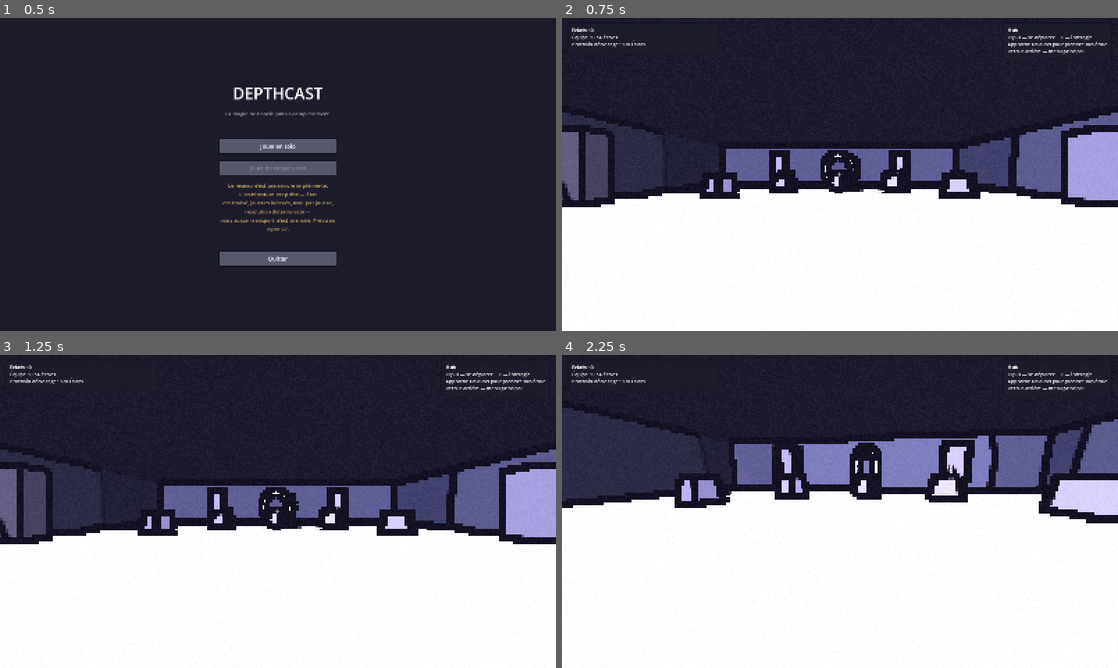
Above: before the commit, frames 1-4 (two rows, left to right).
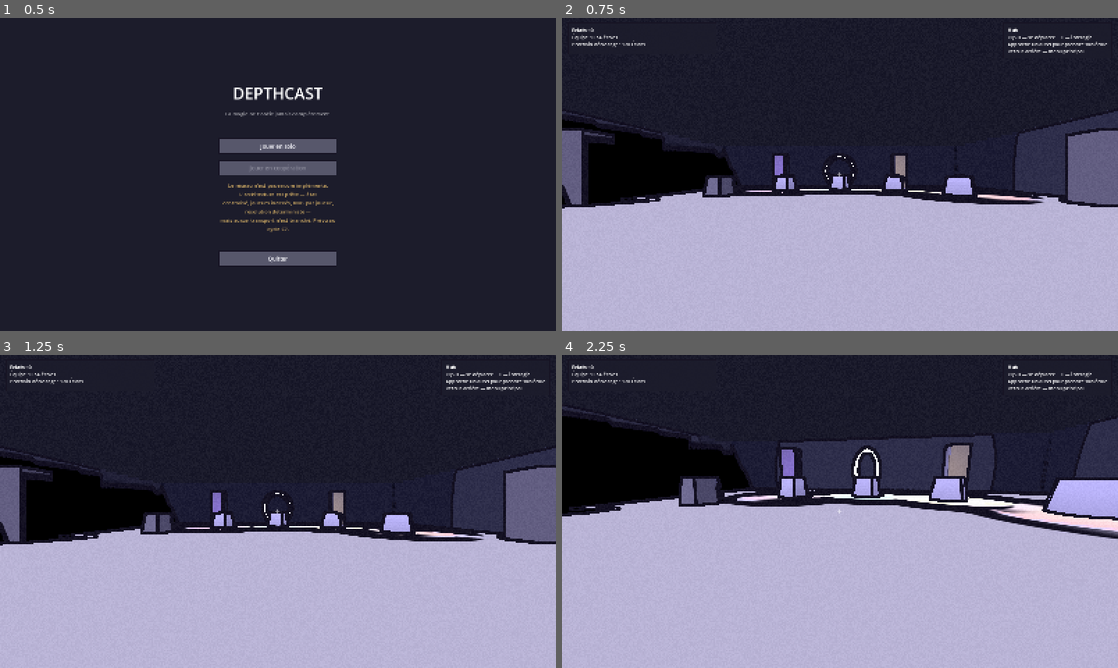
Above: after the commit, the same moments.

Repository: Treri-afk/depthcast
Game: Godot game, scene res://scenes/menu.tscn
Same seed, same stepped clock (60 frames per second), same inputs: the game is played once before the commit and once after it.
Inputs (mouse positions are in pixels of both pictures, inside the frame that each line leads up to):
- Up to frame 1 (0.5 s): no input
- Up to frame 2 (0.75 s): click "Jouer en solo" at 0.5 s
- Up to frame 3 (1.25 s): no input
- Up to frame 4 (2.25 s): tap Enter at 1.25 s; move the mouse to (867, 511) at 1.27 s; hold W (deplacer_avant) from 1.28 s (still down); tap S (deplacer_arriere) at 1.35 s; click (867, 511) at 1.42 s; tap Space (sauter) at 1.52 s; move the mouse to (812, 511) at 2.02 s; tap E (interagir) at 2.1 s

Frame 1 is identical in both runs. In frame 2, 56% of the frame differs, in the area x 0-100%, y 29-100%; in frame 3, 57%; in frame 4, 71%, in the area x 0-100%, y 16-100%.

Commit message:
fix: les escaliers venaient du seuil d'éclairage des lampes
Diagnostic de Paul-Abraham, et il était juste : les marches venaient de
la lumière des autels.

L'atténuation des lampes entrait dans le seuil des deux valeurs. Une
lampe ponctuelle produisait donc une frontière lumière/ombre
PARFAITEMENT NETTE et circulaire sur le sol — que le contour soulignait
consciencieusement, et que la grille pixel transformait en escalier.

L'orientation seule décide désormais de la bascule ; l'atténuation
s'applique après, en fondu. Une lampe éclaire en s'estompant, mais la
surface qu'elle éclaire garde ses deux valeurs. La règle tient, sans
anneau parasite.

Second facteur : le Sobel s'échantillonnait sur la grille de trame. Un
contour oblique mesuré par blocs devient un escalier — on détectait la
trame au lieu de la forme. Il s'échantillonne maintenant en pixels
réels ; seule la couleur finale passe par la grille.

Lampes des autels adoucies au passage : 1.4 au lieu de 2.0, portée 5.5
au lieu de 8.

Ces deux causes expliquent aussi pourquoi mes deux retours en arrière
précédents n'avaient rien réglé — je cherchais dans la détection d'arêtes
alors que le défaut était dans l'éclairage.

85 vérifications, toutes vertes.

Co-Authored-By: Claude Opus 5 <noreply@anthropic.com>

Diff:
--- a/scripts/gameplay/hub/school_altar.gd
+++ b/scripts/gameplay/hub/school_altar.gd
@@ -51,7 +51,7 @@
 	autel._materiau_flamme = autel._flamme.material_override as ShaderMaterial
 	autel.add_child(autel._flamme)
 
-	autel._lampe = fx.lampe(p_ecole.couleur, 2.0, 8.0)
+	autel._lampe = fx.lampe(p_ecole.couleur, 1.4, 5.5)
 	autel._lampe.position = Vector3(0, 2.2, 0)
 	autel.add_child(autel._lampe)
 
@@ -75,7 +75,7 @@
 	var souffle: float = sin(float(Time.get_ticks_msec()) * 0.003) * 0.08
 	_flamme.position.y = lerpf(_flamme.position.y, voulue + souffle, delta * 6.0)
 	_lampe.position.y = _flamme.position.y + 0.3
-	_lampe.light_energy = 3.4 if choisie else 1.6
+	_lampe.light_energy = 2.4 if choisie else 1.1
 
 
 func libelle(cout_deblocage: int) -> String:
--- a/shaders/ligne_claire.gdshader
+++ b/shaders/ligne_claire.gdshader
@@ -61,15 +61,22 @@
 
 
 void light() {
-	float incidence = dot(NORMAL, LIGHT) * ATTENUATION;
-
-	// Une seule bascule. Pas de bandes intermédiaires : à deux valeurs, une
-	// troisième nuance suffirait à casser la lecture d'aplat.
+	// L'ORIENTATION seule décide de la bascule lumière/ombre. L'atténuation
+	// est appliquée APRÈS, en fondu.
+	//
+	// L'inverse — atténuation incluse dans le seuil — donnait une frontière
+	// circulaire parfaitement nette autour de chaque lampe ponctuelle, que la
+	// grille pixel transformait ensuite en escalier et que le contour
+	// soulignait consciencieusement. C'était l'origine des marches sur les sols.
+	//
+	// Une lampe éclaire donc en s'estompant, mais la surface qu'elle éclaire
+	// garde ses deux valeurs : la règle tient, sans anneau parasite.
+	float incidence = dot(NORMAL, LIGHT);
 	float eclaire = smoothstep(seuil - nettete, seuil + nettete, incidence);
 
 	vec3 teinte_ombre = mix(couleur_ombre.rgb, couleur_ombre.rgb * ALBEDO * 2.0,
 		melange_ombre);
 	vec3 teinte_lumiere = ALBEDO * LIGHT_COLOR;
 
-	DIFFUSE_LIGHT += mix(teinte_ombre, teinte_lumiere, eclaire);
+	DIFFUSE_LIGHT += mix(teinte_ombre, teinte_lumiere, eclaire) * ATTENUATION;
 }
--- a/shaders/pixel_fin.gdshader
+++ b/shaders/pixel_fin.gdshader
@@ -119,18 +119,22 @@
 	vec3 couleur = texture(ecran, uv).rgb;
 
 	if (contour_epaisseur > 0.0) {
-		vec2 pas = (1.0 / taille_ecran) * taille_bloc * contour_epaisseur;
+		float maxf_contour = max(contour_epaisseur, 0.5);
+		// Le Sobel s'échantillonne en PIXELS RÉELS, sans passer par la grille.
+		// Mesuré sur les blocs, un contour oblique devient un escalier : on
+		// détecterait la trame plutôt que la forme.
+		vec2 pas = (1.0 / taille_ecran) * maxf_contour;
 
 		// Sobel sur la luminance. Huit voisins : un contour continu même sur
 		// des diagonales, là où quatre voisins laissent des escaliers.
-		float hg = luminance(texture(ecran, accroche(SCREEN_UV + vec2(-pas.x, -pas.y), grille)).rgb);
-		float h  = luminance(texture(ecran, accroche(SCREEN_UV + vec2( 0.0,   -pas.y), grille)).rgb);
-		float hd = luminance(texture(ecran, accroche(SCREEN_UV + vec2( pas.x, -pas.y), grille)).rgb);
-		float g  = luminance(texture(ecran, accroche(SCREEN_UV + vec2(-pas.x,  0.0),   grille)).rgb);
-		float d  = luminance(texture(ecran, accroche(SCREEN_UV + vec2( pas.x,  0.0),   grille)).rgb);
-		float bg = luminance(texture(ecran, accroche(SCREEN_UV + vec2(-pas.x,  pas.y), grille)).rgb);
-		float b  = luminance(texture(ecran, accroche(SCREEN_UV + vec2( 0.0,    pas.y), grille)).rgb);
-		float bd = luminance(texture(ecran, accroche(SCREEN_UV + vec2( pas.x,  pas.y), grille)).rgb);
+		float hg = luminance(texture(ecran, SCREEN_UV + vec2(-pas.x, -pas.y)).rgb);
+		float h  = luminance(texture(ecran, SCREEN_UV + vec2( 0.0,   -pas.y)).rgb);
+		float hd = luminance(texture(ecran, SCREEN_UV + vec2( pas.x, -pas.y)).rgb);
+		float g  = luminance(texture(ecran, SCREEN_UV + vec2(-pas.x,  0.0)).rgb);
+		float d  = luminance(texture(ecran, SCREEN_UV + vec2( pas.x,  0.0)).rgb);
+		float bg = luminance(texture(ecran, SCREEN_UV + vec2(-pas.x,  pas.y)).rgb);
+		float b  = luminance(texture(ecran, SCREEN_UV + vec2( 0.0,    pas.y)).rgb);
+		float bd = luminance(texture(ecran, SCREEN_UV + vec2( pas.x,  pas.y)).rgb);
 
 		float gx = (hd + 2.0 * d + bd) - (hg + 2.0 * g + bg);
 		float gy = (bg + 2.0 * b + bd) - (hg + 2.0 * h + hd);
